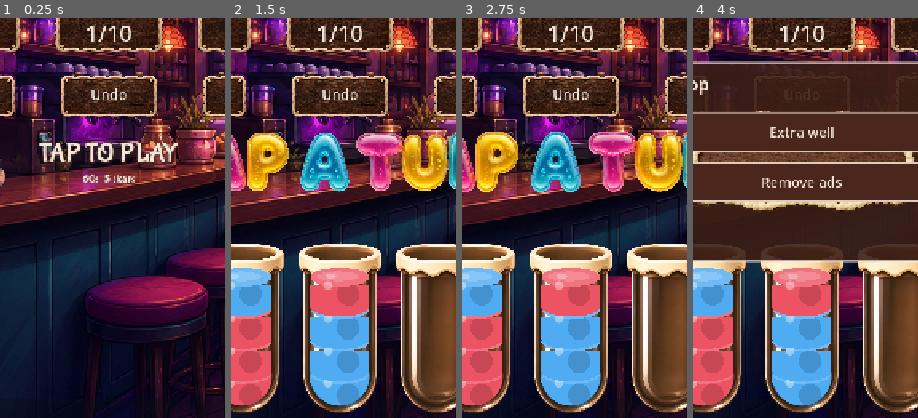
Above: before the commit, frames 1-4 (left to right).
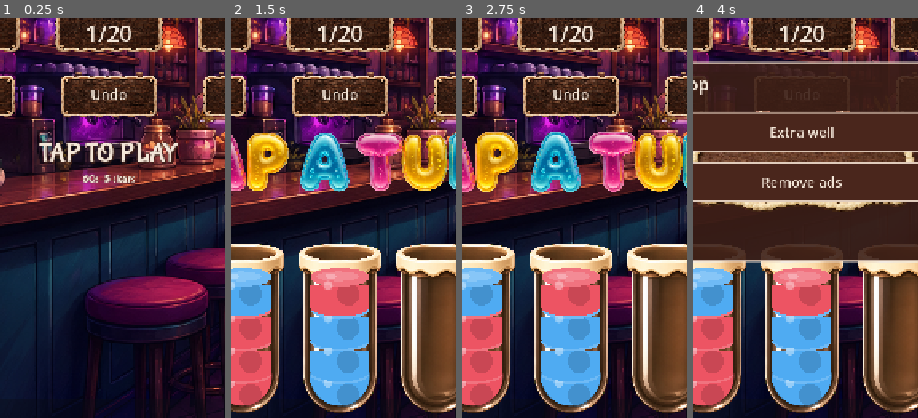
Above: after the commit, the same moments.

Repository: Obsidian-Crow-Studios/Tint_Drop_Project
Game: Godot game, scene res://scenes/main.tscn
Same seed, same stepped clock (60 frames per second), same inputs: the game is played once before the commit and once after it.
Inputs:
- Up to frame 1 (0.25 s): no input
- Up to frame 2 (1.5 s): click "Restart" at 0.5 s; click "Restart" at 1.25 s
- Up to frame 3 (2.75 s): click "Restart" at 2 s
- Up to frame 4 (4 s): click "Undo" at 2.75 s; click "Shop" at 3.5 s
The pictures show only the part of the screen within x 26-76%, y 32-82%; the shares and areas given below are measured in that part.

The runs differ from the first frame. In frame 1, 0.1% of the frame differs, in the area x 47-53%, y 2-6%; in frame 2, 0.1%; in frame 3, 0.1%; in frame 4, 0.1%.

Commit message:
Add hand-tuned levels 11–20 with a BFS solvability checker.
Keeps the original ten layouts, extends LEVELS to 20 (4 colors, 5–6 tubes),
and adds tools/solve_levels.py so each board is proven solvable.

Co-authored-by: Obsidian-Crow-Studios <Obsidian-Crow-Studios@users.noreply.github.com>

Diff:
--- a/godot/scripts/main.gd
+++ b/godot/scripts/main.gd
@@ -54,6 +54,16 @@
 	[[0, 1, 2, 3], [1, 2, 3, 0], [2, 0, 1, 3], [3, 1, 0, 2], [], []],
 	[[0, 3, 1, 2], [1, 0, 2, 3], [2, 1, 3, 0], [3, 2, 0, 1], [], []],
 	[[0, 1, 2, 3], [1, 0, 3, 2], [2, 3, 0, 1], [3, 2, 1, 0], []],
+	[[0, 1, 2, 0], [1, 2, 3, 1], [2, 3, 0, 2], [3, 0, 1, 3], [], []],
+	[[0, 2, 3, 1], [1, 3, 2, 0], [2, 0, 1, 3], [3, 1, 0, 2], [], []],
+	[[0, 1, 2, 3], [3, 2, 1, 0], [0, 3, 1, 2], [2, 1, 3, 0], [], []],
+	[[0, 2, 0, 2], [1, 3, 1, 3], [2, 0, 3, 1], [3, 1, 2, 0], [], []],
+	[[0, 1, 0, 1], [2, 3, 2, 3], [1, 0, 3, 2], [3, 2, 1, 0], []],
+	[[0, 3, 1, 2], [1, 2, 0, 3], [2, 1, 3, 0], [3, 0, 2, 1], []],
+	[[0, 1, 2, 3], [2, 3, 0, 1], [1, 0, 3, 2], [3, 2, 1, 0], []],
+	[[0, 1, 2, 1], [1, 0, 3, 0], [2, 3, 0, 3], [3, 2, 1, 2], []],
+	[[1, 2, 3, 2], [0, 1, 0, 3], [1, 2, 1, 0], [2, 3, 0, 3], []],
+	[[0, 2, 3, 2], [3, 1, 3, 0], [2, 1, 0, 2], [0, 1, 3, 1], []],
 ]
 
 var level_index: int = 0
Not shown, changed: README.md
Not shown, added: tools/solve_levels.py
